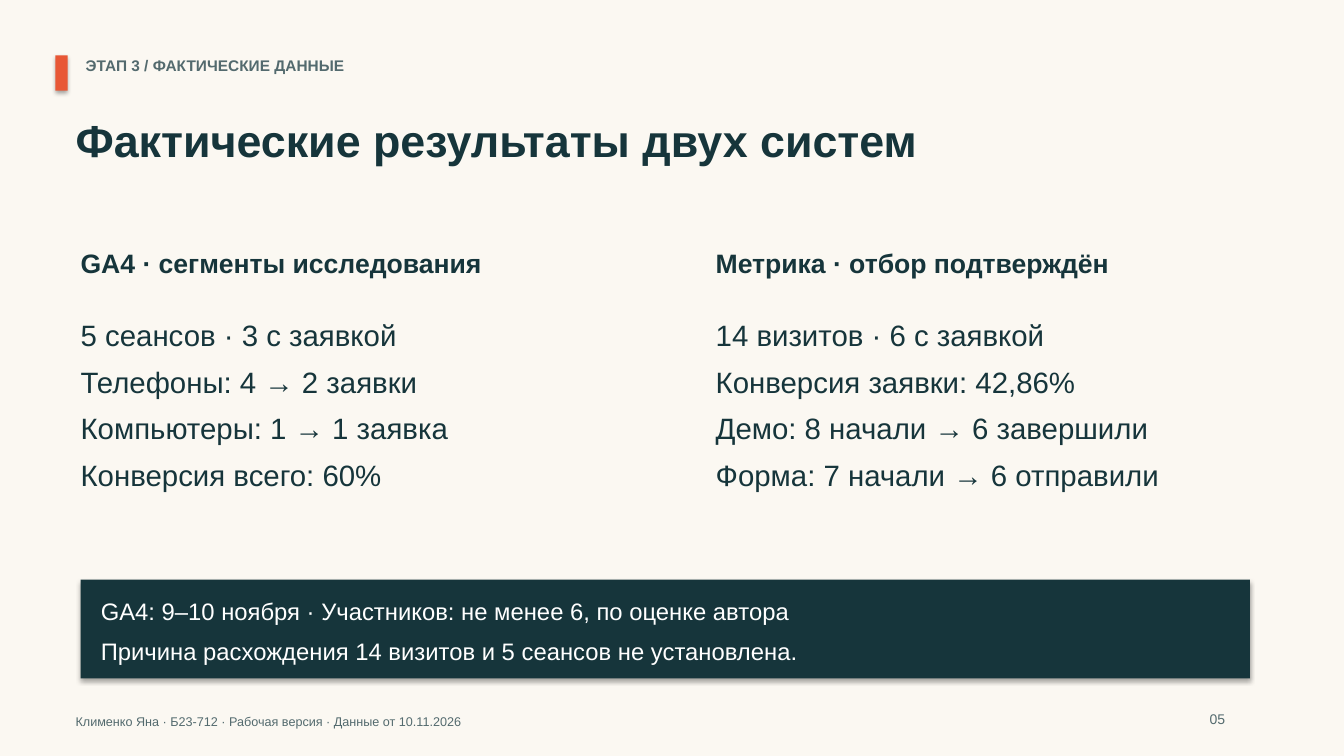
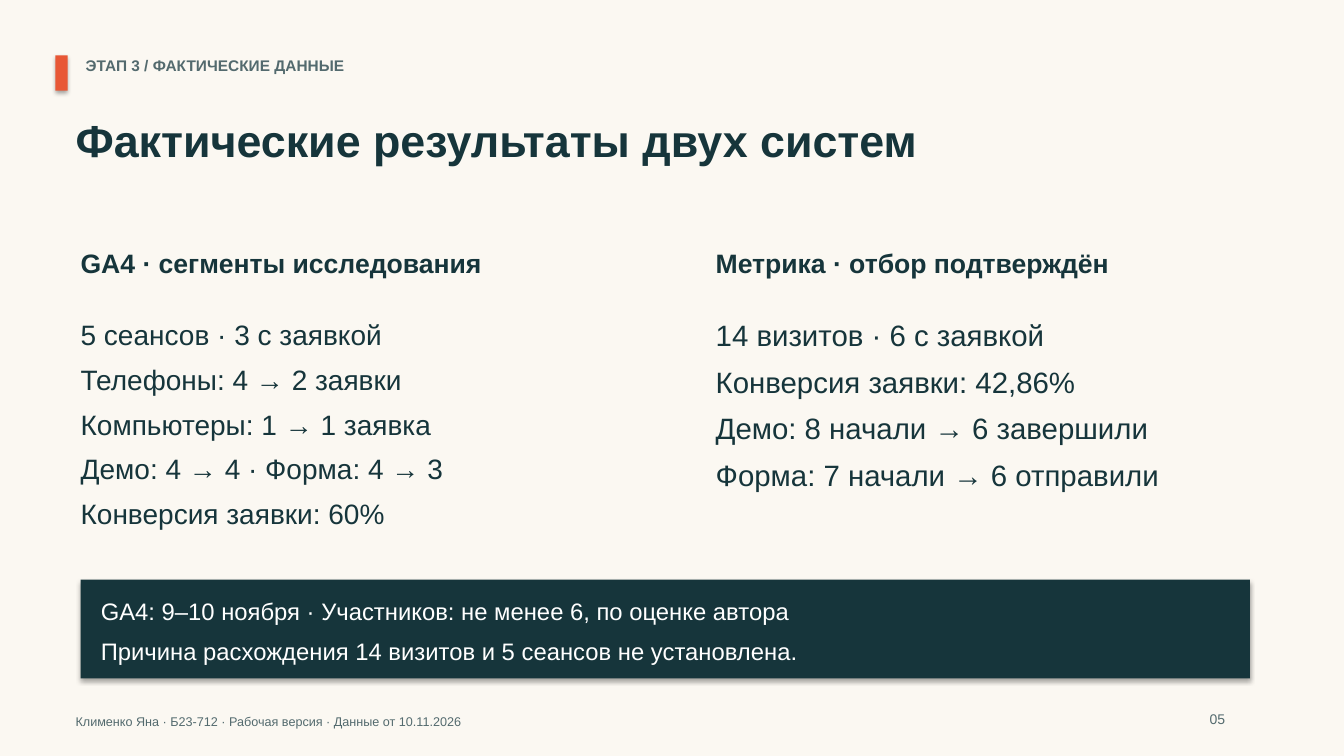
Before and after one commit to indolentmenace/hubspot-lab3, a slide deck: slide 5 of materials/LR3_HubSpot_presentation.pptx. Drawn at 1344x756 pixels with LibreOffice and Linux fonts; fonts in the diff are those of the drawing. Boxes give left, top, right and bottom in pixels: in the first picture for what was removed or moved away, otherwise in the second. Text is boxed around its words. In the diff, an @@ line names an element or a change of style, - is before the commit and + after.

```diff
--- a/materials/LR3_HubSpot_presentation.pptx
+++ b/materials/LR3_HubSpot_presentation.pptx
@@ text at <box>81,324,431,440</box>: size 21 to 20 pt in "5 сеансов · 3 с заявкой", "Телефоны: 4 → 2 заявки", "Компьютеры: 1 → 1 заявка" @@
@@ text at <box>81,459,443,529</box>: text changed; size 21 to 20 pt @@
-Конверсия всего: 60%
+Демо: 4 → 4 · Форма: 4 → 3
+Конверсия заявки: 60%
```
Also in this commit, not shown: 5 other files.
